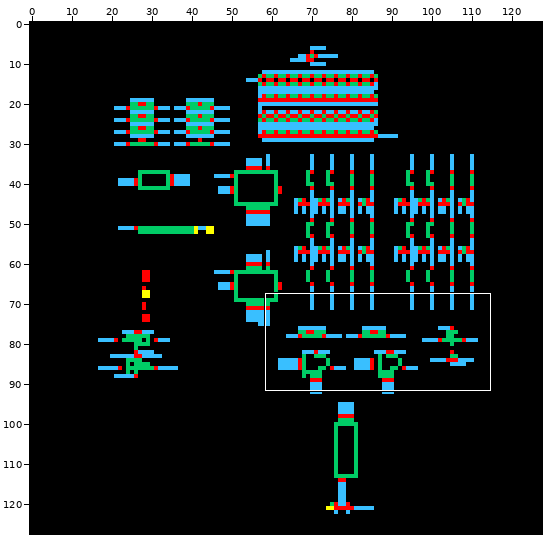
A sprite sheet gets an edit: eDRAMLib/eDRAM_simple_top/schematic/thumbnail_128x128.png. Above, an overview of the earlier version with the close-up marked.
Close-up. As it was:
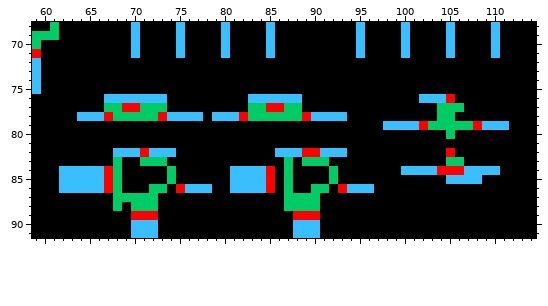
The file is 128x128 pixels. Shown: x 59..114, y 68..91.
And afterwards:
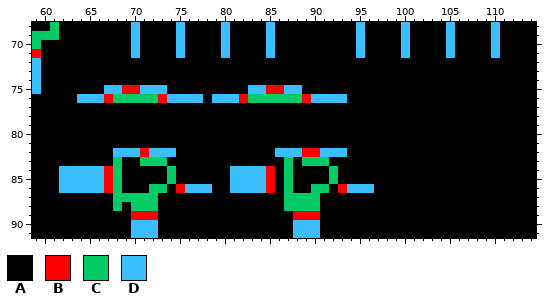
Palette (. is transparent): A #000000  B #ff0000  C #00cc66  D #39bfff
The edit:
y 75: x 67..73 AAAAAAA -> DDBBDDD; x 83..88 AAAAAA -> DDBBDD
y 76: x 64..77 AAADDDDDDDAAAA -> DDDBCCCCCBDDDD; x 79..93 AAAADDDDDDAAAAA -> DDDBCCCCCCBDDDD; x 102..105 DDDB -> AAAA
y 77: x 67..73 CCBBCCC -> AAAAAAA; x 83..88 CCBBCC -> AAAAAA; x 104..106 CCC -> AAA
y 78: x 64..77 DDDBCCCCCBDDDD -> AAAAAAAAAAAAAA; x 79..93 DDDBCCCCCCBDDDD -> AAAAAAAAAAAAAAA; x 104..105 CC -> AA
y 79: x 98..111 DDDDBCCCCCBDDD -> AAAAAAAAAAAAAA
y 80: x 105 C -> A
y 82: x 105 B -> A
y 83: x 105..106 CC -> AA
y 84: x 100..110 DDDDBBBDDDD -> AAAAAAAAAAA
y 85: x 105..108 DDDD -> AAAA
